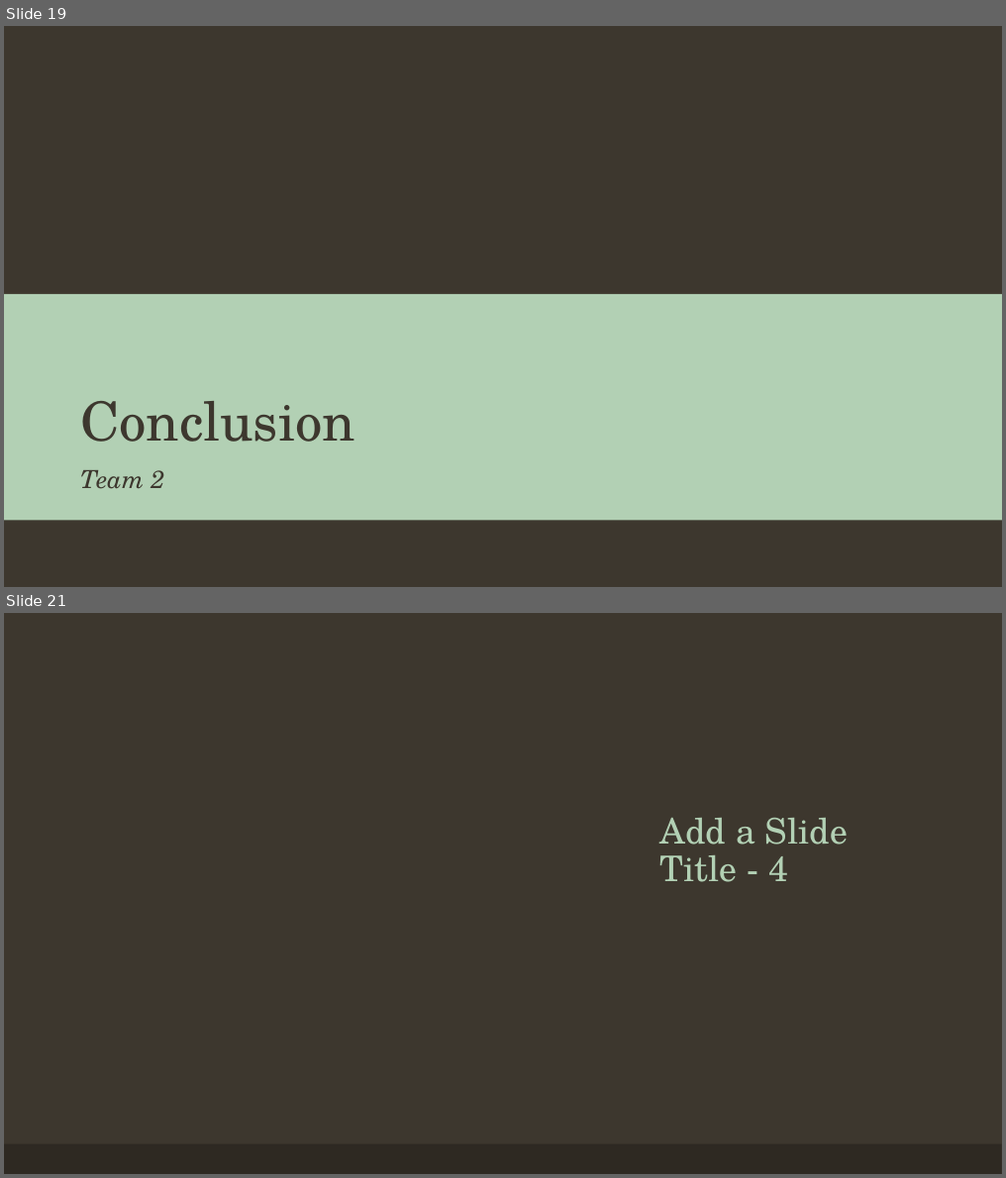
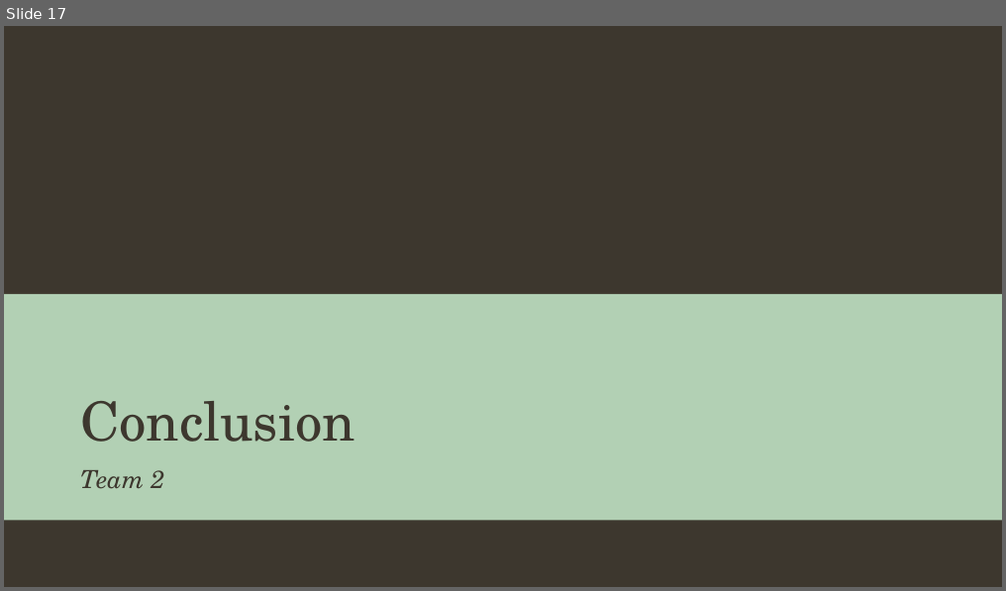
Before and after one commit to ashnikzad/AZ-Real-Estate-Analyisis, a slide deck: Team 2 Presentation.pptx. Shown one above the other, each under a label of ours: slides 19 and 21 before the commit, slide 17 after it; the slides between them are not shown. The pictures are 1006x1178 and 1006x591 pixels, drawn with LibreOffice and Linux fonts; fonts in the diff are those of the drawing; background and template pictures are left out. Boxes give left, top, right and bottom in pixels: in the first picture for what was removed or moved away, otherwise in the second. Text is boxed around its words. In the diff, an @@ line names an element or a change of style, - is before the commit and + after.

```diff
--- a/Team 2 Presentation.pptx
+++ b/Team 2 Presentation.pptx
@@ slide 21 removed at (4,613,1002,1174), background #3D372E @@
@@ title removed at (660,818,847,882) @@
-Add a Slide Title - 4
@@ rectangle removed at (4,1145,1002,1174) @@
@@ what was slide 19 is now slide 17 @@
```
Also in this commit, not shown: 5 slides changed, 7 slides added, 11 other slides removed.
